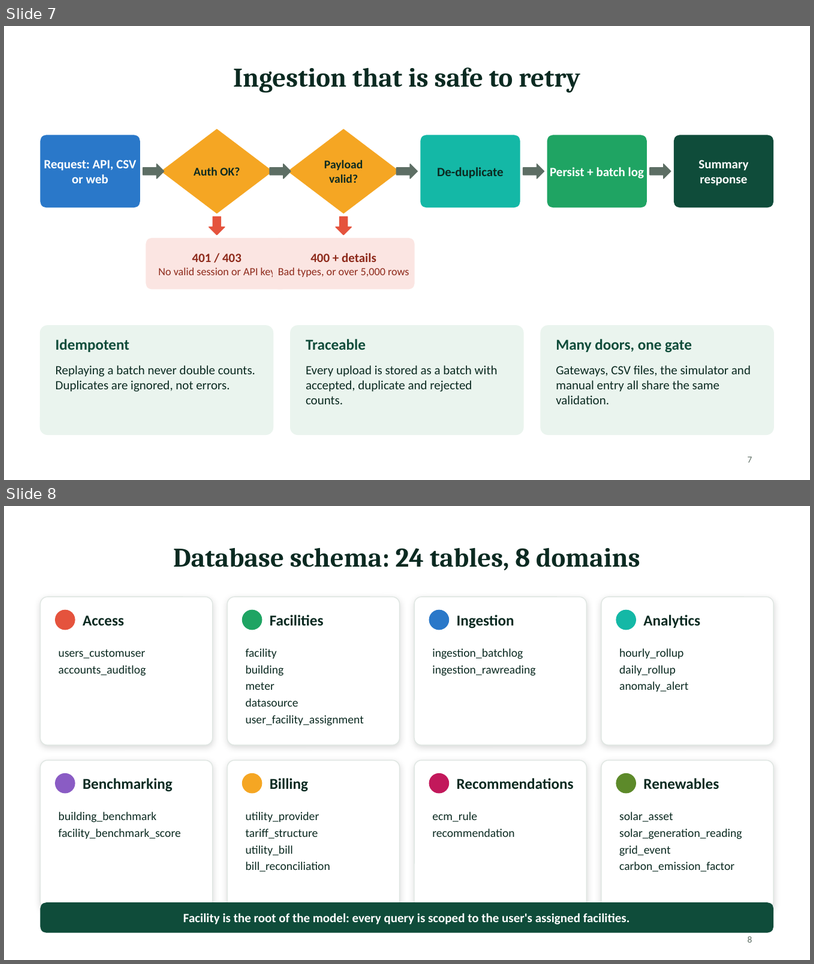
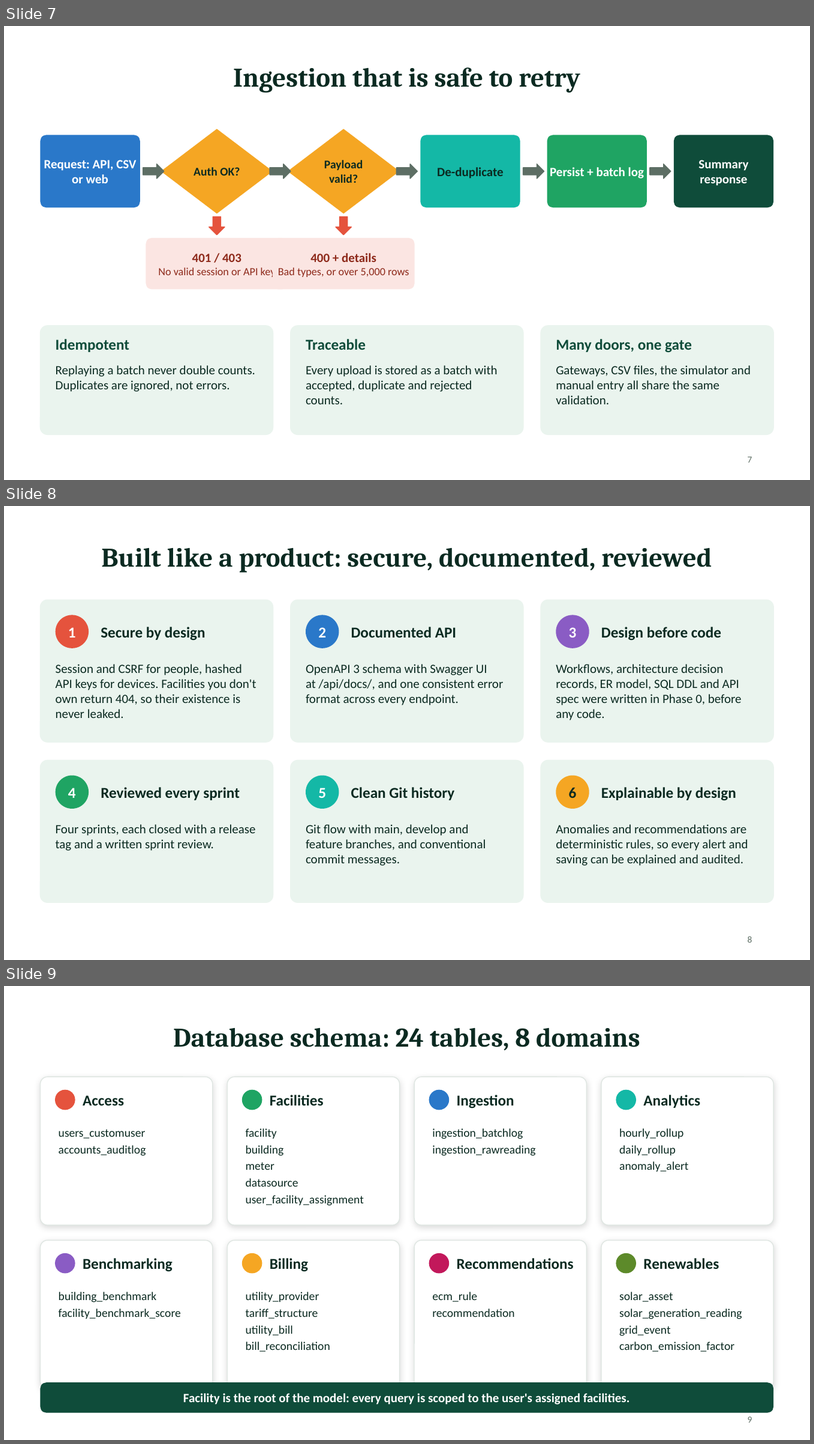
Before and after one commit to Priyanshu2068/mca2-fsdpython-greengrid, a slide deck: docs/GreenGrid_Presentation_v3.pptx. Shown one above the other, each under a label of ours: slides 7 and 8 before the commit, slides 7, 8 and 9 after it. The pictures are 814x964 and 814x1444 pixels, drawn with LibreOffice and Linux fonts; fonts in the diff are those of the drawing. Boxes give left, top, right and bottom in pixels: in the first picture for what was removed or moved away, otherwise in the second. Text is boxed around its words. In the diff, an @@ line names an element or a change of style, - is before the commit and + after.

Commit message:
docs: add engineering and process slide to the deck

```diff
--- a/docs/GreenGrid_Presentation_v3.pptx
+++ b/docs/GreenGrid_Presentation_v3.pptx
@@ slide 8 added at [4,506,810,960], background #FFFFFF @@
@@ title added at [101,548,712,573], 32 pt, text #0B2A21, bold @@
+Built like a product: secure, documented, reviewed
@@ rounded rectangle added at [40,600,273,742], fill #EAF4EE, outline #EAF4EE 1 pt @@
@@ rounded rectangle added at [291,600,524,742], fill #EAF4EE, outline #EAF4EE 1 pt @@
@@ rounded rectangle added at [541,600,774,742], fill #EAF4EE, outline #EAF4EE 1 pt @@
@@ ellipse added at [56,615,89,648], fill #E5533D, 18 pt, text #FFFFFF, bold @@
+1
@@ text added at [101,627,206,640], 18 pt, text #0B2A21, bold @@
+Secure by design
@@ ellipse added at [306,615,339,648], fill #2A78C9, 18 pt, text #FFFFFF, bold @@
+2
@@ text added at [351,627,456,637], 18 pt, text #0B2A21, bold @@
+Documented API
@@ ellipse added at [557,615,590,648], fill #8A5CC4, 18 pt, text #FFFFFF, bold @@
+3
@@ text added at [602,627,722,640], 18 pt, text #0B2A21, bold @@
+Design before code
@@ text added at [56,664,257,718], 15 pt, text #0B2A21 @@
+Session and CSRF for people, hashed API keys for devices. Facilities you don't own return 404, so their existence is never leaked.
@@ text added at [306,664,503,705], 15 pt, text #0B2A21 @@
+OpenAPI 3 schema with Swagger UI at /api/docs/, and one consistent error format across every endpoint.
@@ text added at [556,664,742,720], 15 pt, text #0B2A21 @@
+Workflows, architecture decision records, ER model, SQL DDL and API spec were written in Phase 0, before any code.
@@ rounded rectangle added at [40,760,273,902], fill #EAF4EE, outline #EAF4EE 1 pt @@
@@ ellipse added at [56,775,89,808], fill #1FA463, 18 pt, text #FFFFFF, bold @@
+4
@@ rounded rectangle added at [291,760,524,902], fill #EAF4EE, outline #EAF4EE 1 pt @@
@@ ellipse added at [306,775,339,808], fill #14B8A6, 18 pt, text #FFFFFF, bold @@
+5
@@ rounded rectangle added at [541,760,774,902], fill #EAF4EE, outline #EAF4EE 1 pt @@
@@ ellipse added at [557,775,590,808], fill #F5A623, 18 pt, text #0B2A21, bold @@
+6
@@ text added at [101,787,240,800], 18 pt, text #0B2A21, bold @@
+Reviewed every sprint
@@ text added at [351,787,455,800], 18 pt, text #0B2A21, bold @@
+Clean Git history
@@ text added at [602,787,737,801], 18 pt, text #0B2A21, bold @@
+Explainable by design
@@ text added at [56,824,255,850], 15 pt, text #0B2A21 @@
+Four sprints, each closed with a release tag and a written sprint review.
@@ text added at [306,824,486,865], 15 pt, text #0B2A21 @@
+Git flow with main, develop and feature branches, and conventional commit messages.
@@ text added at [556,824,749,865], 15 pt, text #0B2A21 @@
+Anomalies and recommendations are deterministic rules, so every alert and saving can be explained and audited.
@@ page number added at [748,936,753,942], 11 pt, text #5D6E64 @@
+8
@@ what was slide 8 is now slide 9 @@
@@ page number at [748,1416,753,1422]: text changed @@
-8
+9
```
